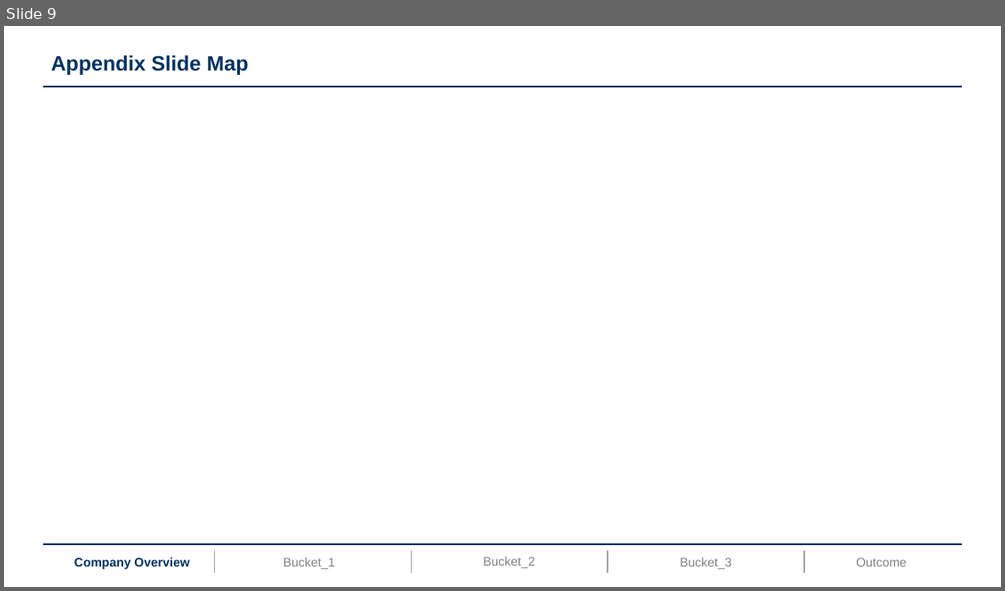
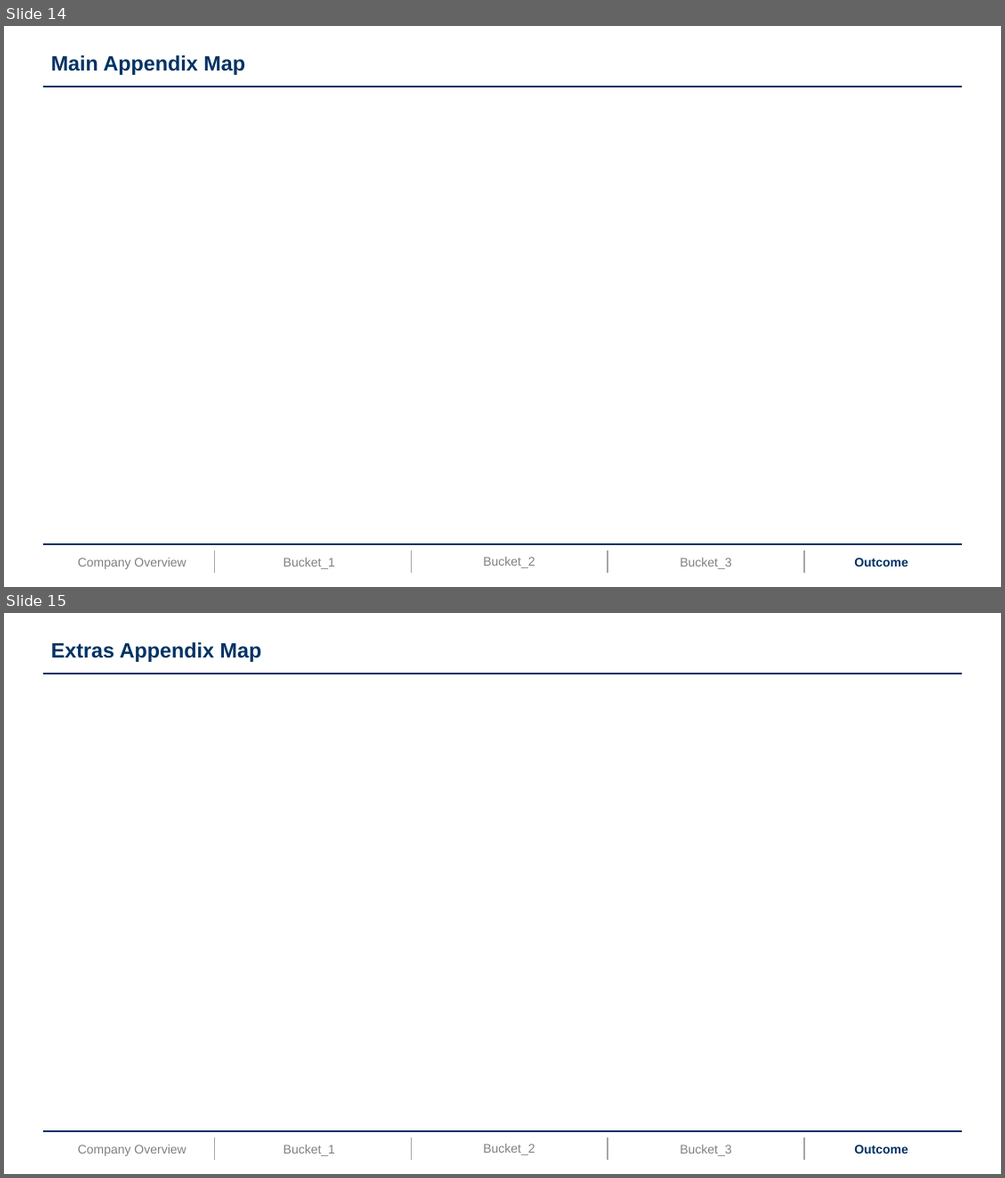
Before and after one commit to lauriercaseteam/lauriercaseteam.github.io, a slide deck: files/base_deck.pptm. Shown one above the other, each under a label of ours: slide 9 before the commit, slides 14 and 15 after it. The pictures are 1005x591 and 1005x1178 pixels, drawn with LibreOffice and Linux fonts; fonts in the diff are those of the drawing. Boxes give left, top, right and bottom in pixels: in the first picture for what was removed or moved away, otherwise in the second. Text is boxed around its words. In the diff, an @@ line names an element or a change of style, - is before the commit and + after.

```diff
--- a/files/base_deck.pptm
+++ b/files/base_deck.pptm
@@ slide 15 added at <box>4,613,1001,1174</box>, background #FFFFFF; not listed: 11 template elements that a slide beside it also shows @@
@@ title added at <box>51,642,262,662</box>, 20 pt, text #003263, bold @@
+Extras Appendix Map
@@ what was slide 9 is now slide 14 @@
@@ slide 14 changed as well @@
@@ title at <box>51,55,245,75</box>: text changed @@
-Appendix Slide Map
+Main Appendix Map
@@ text "Company Overview" at <box>78,557,186,569</box>: text colour #003263 to #808080, bold off @@
@@ text "Outcome" at <box>854,557,908,566</box>: text colour #808080 to #003263, bold on @@
```
Also in this commit, not shown: 1 other slide changed, 22 other slides added, 7 slides removed, 4 other files.
